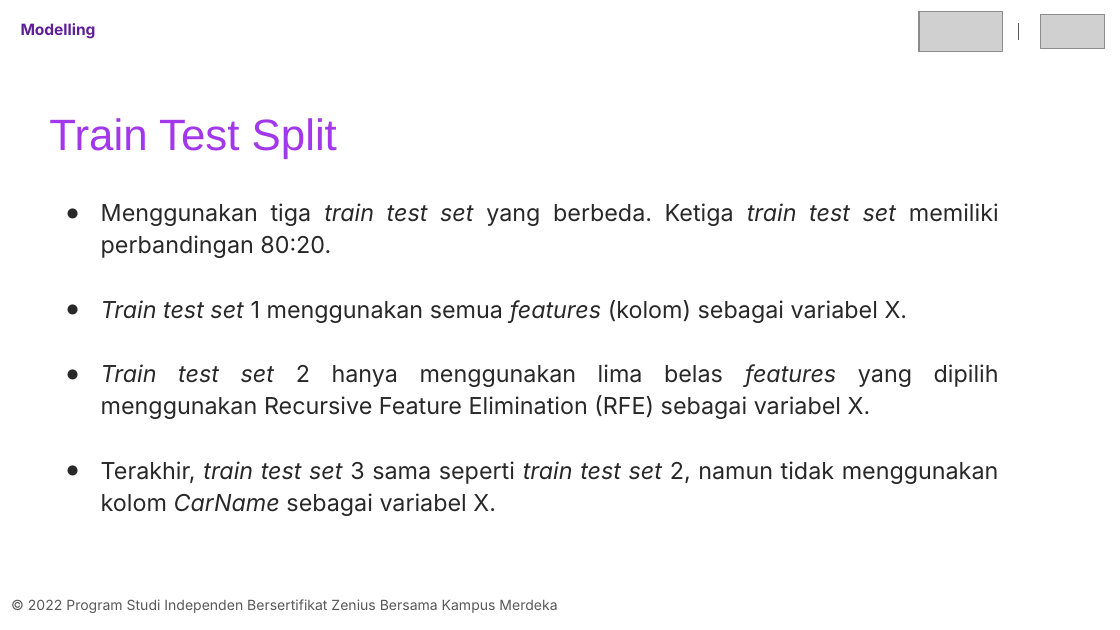
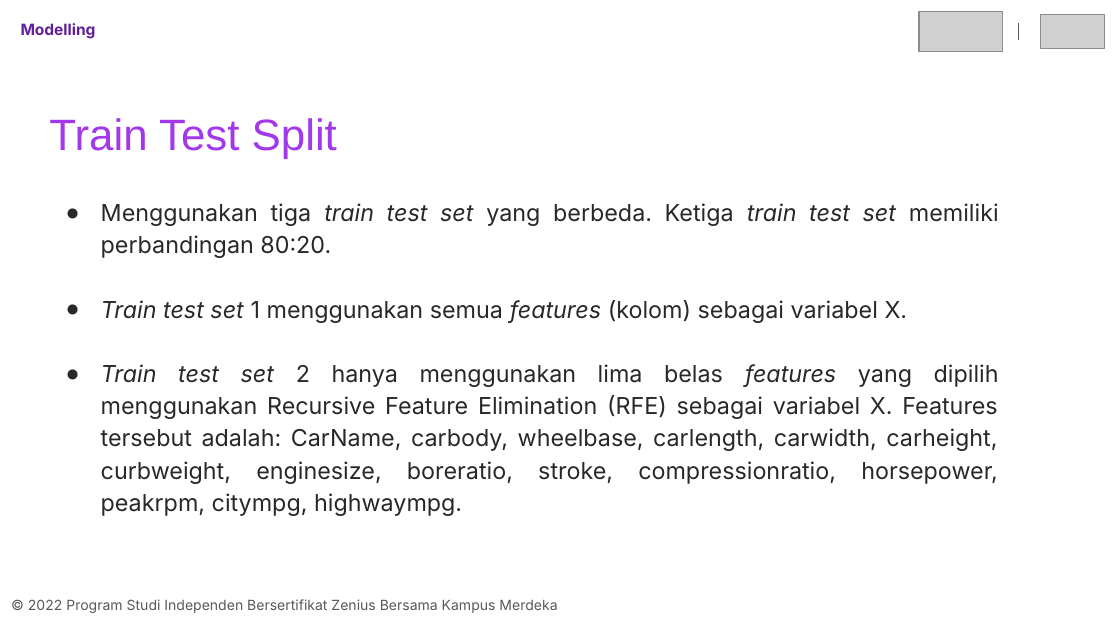
Before and after one commit to arsyfpro/Car-Price-Prediction-Machine-Learning, a slide deck: slide 28 of final_project_07_adit.pptx (slide 27 before the commit). Drawn at 1120x630 pixels with LibreOffice and Linux fonts; fonts in the diff are those of the drawing; grey boxes stand for pictures. Boxes give left, top, right and bottom in pixels: in the first picture for what was removed or moved away, otherwise in the second. Text is boxed around its words. In the diff, an @@ line names an element or a change of style, - is before the commit and + after.

Commit message:
update presentation files

```diff
--- a/final_project_07_adit.pptx
+++ b/final_project_07_adit.pptx
@@ text at bbox=[101, 364, 999, 516]: text changed @@
-● Train test set 2 hanya menggunakan lima belas features yang dipilih menggunakan Recursive Feature Elimination (RFE) sebagai variabel X.
-● Terakhir, train test set 3 sama seperti train test set 2, namun tidak menggunakan kolom CarName sebagai variabel X.
+● Train test set 2 hanya menggunakan lima belas features yang dipilih menggunakan Recursive Feature Elimination (RFE) sebagai variabel X. Features tersebut adalah: CarName, carbody, wheelbase, carlength, carwidth, carheight, curbweight, enginesize, boreratio, stroke, compressionratio, horsepower, peakrpm, citympg, highwaympg.
```
Also in this commit, not shown: 26 other slides changed, 4 slides added, 1 other file.
